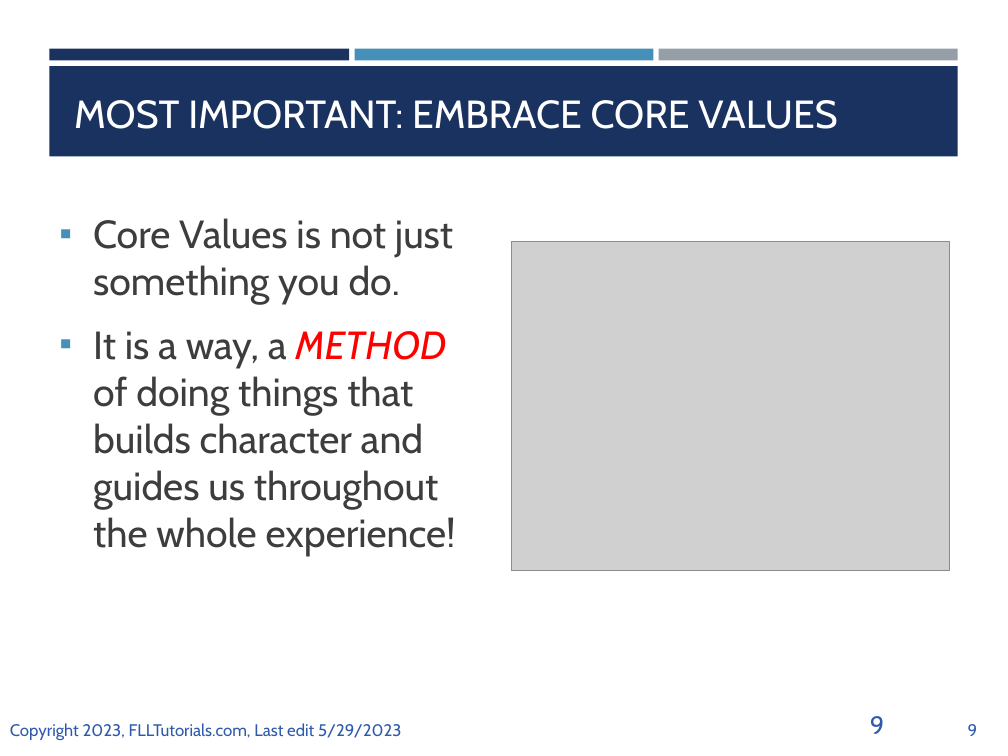
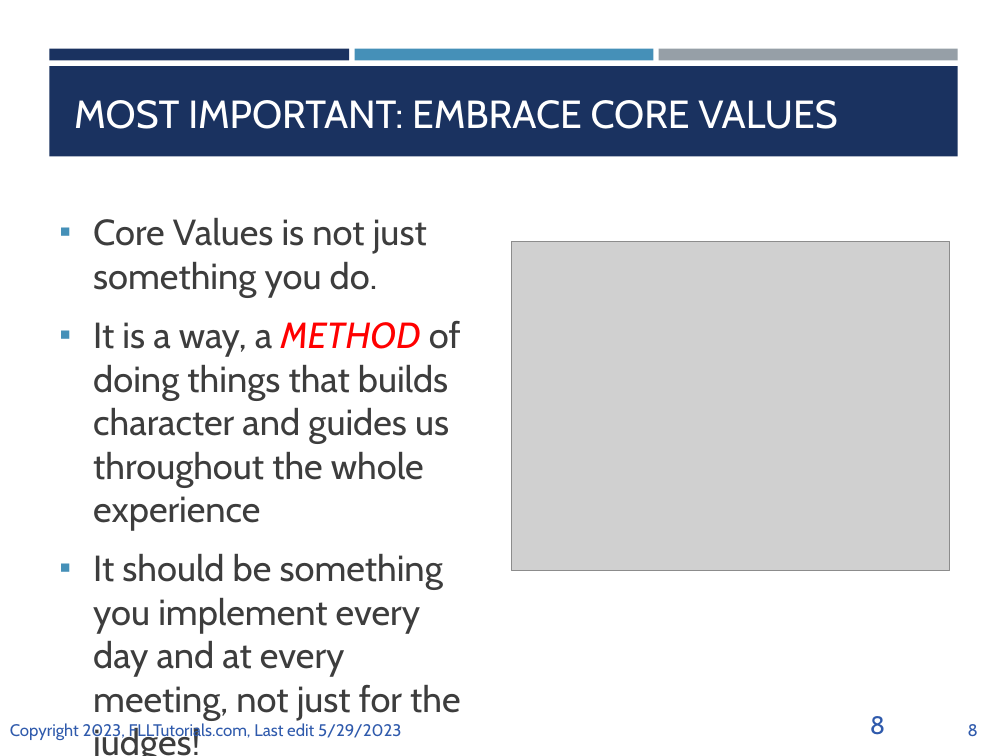
Before and after one commit to ev3lessons/FLL-Tutorials, a slide deck: slide 8 of translations/en-us/CoreValues/IntroductiontoCV.pptx (slide 9 before the commit). Drawn at 1008x756 pixels with LibreOffice and Linux fonts; fonts in the diff are those of the drawing; grey boxes stand for pictures. Boxes give left, top, right and bottom in pixels: in the first picture for what was removed or moved away, otherwise in the second. Text is boxed around its words. In the diff, an @@ line names an element or a change of style, - is before the commit and + after.

```diff
--- a/translations/en-us/CoreValues/IntroductiontoCV.pptx
+++ b/translations/en-us/CoreValues/IntroductiontoCV.pptx
@@ text at [93, 218, 427, 297]: size 28 to 25.9 pt in "Core Values is not just something you ..." @@
@@ text at [93, 321, 461, 756]: text changed; size 28 to 25.9 pt @@
-▪ It is a way, a METHOD of doing things that builds character and guides us throughout the whole experience!
+▪ It is a way, a METHOD of doing things that builds character and guides us throughout the whole experience
+▪ It should be something you implement every day and at every meeting, not just for the judges!
@@ page number at [870, 716, 885, 735]: text changed @@
-9
+8
@@ page number at [968, 724, 978, 736]: text changed @@
-9
+8
```
Also in this commit, not shown: 8 other slides changed, 1 slide removed, 3 other files.
